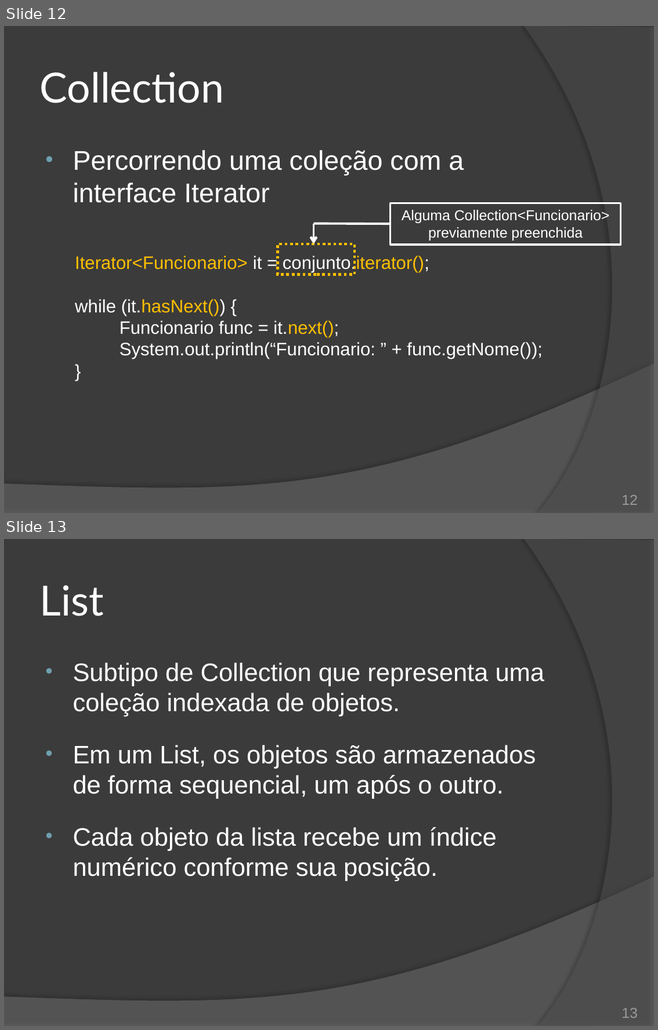
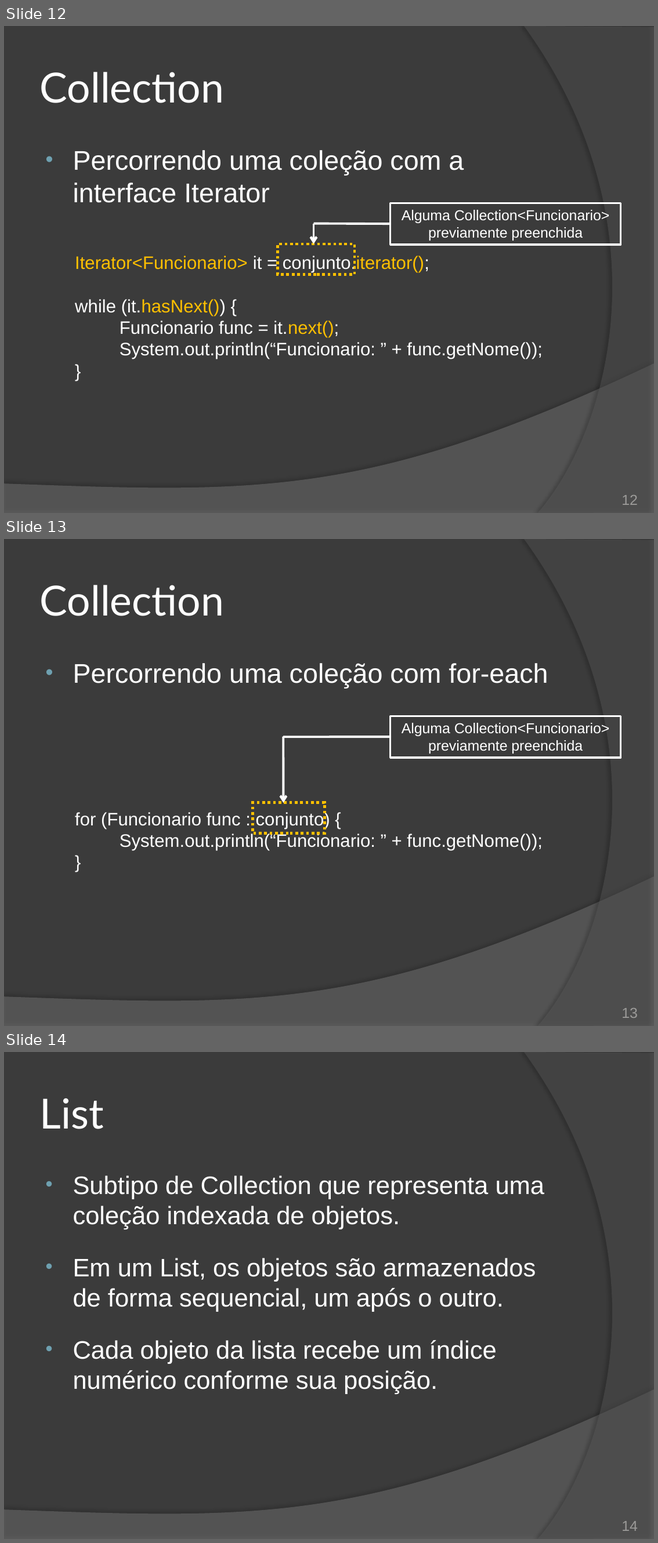
Before and after one commit to duchesqui/slzvieira-training, a slide deck: 2-Java-Programmer-Modulo-II/10.Capitulo04.pptx. Shown one above the other, each under a label of ours: slides 12 and 13 before the commit, slides 12, 13 and 14 after it. The pictures are 658x1030 and 658x1543 pixels, drawn with LibreOffice and Linux fonts; fonts in the diff are those of the drawing. Boxes give left, top, right and bottom in pixels: in the first picture for what was removed or moved away, otherwise in the second. Text is boxed around its words. In the diff, an @@ line names an element or a change of style, - is before the commit and + after.

```diff
--- a/2-Java-Programmer-Modulo-II/10.Capitulo04.pptx
+++ b/2-Java-Programmer-Modulo-II/10.Capitulo04.pptx
@@ slide 13 added at (4,539,654,1026), background #3B3B3B; not listed: 2 template elements that a slide beside it also shows @@
@@ title added at (40,585,224,616), 46 pt, text #FFFFFF @@
+Collection
@@ text added at (73,663,547,850), 20 pt, text #FFFFFF @@
+• Percorrendo uma coleção com for-each
+  for (Funcionario func : conjunto) {
+  System.out.println(“Funcionario: ” + func.getNome());
+  }
@@ group added at (253,716,620,833): 2 rectangles, 1 arrow, 1 line @@
+Alguma Collection<Funcionario> previamente preenchida
@@ page number added at (621,1008,637,1018), 16 pt, text #9D9B9A @@
+13
@@ what was slide 13 is now slide 14 @@
@@ page number at (621,1521,637,1531): text changed @@
-13
+14
```
Also in this commit, not shown: 2 slides changed, 3 other slides added, 4 other files.
